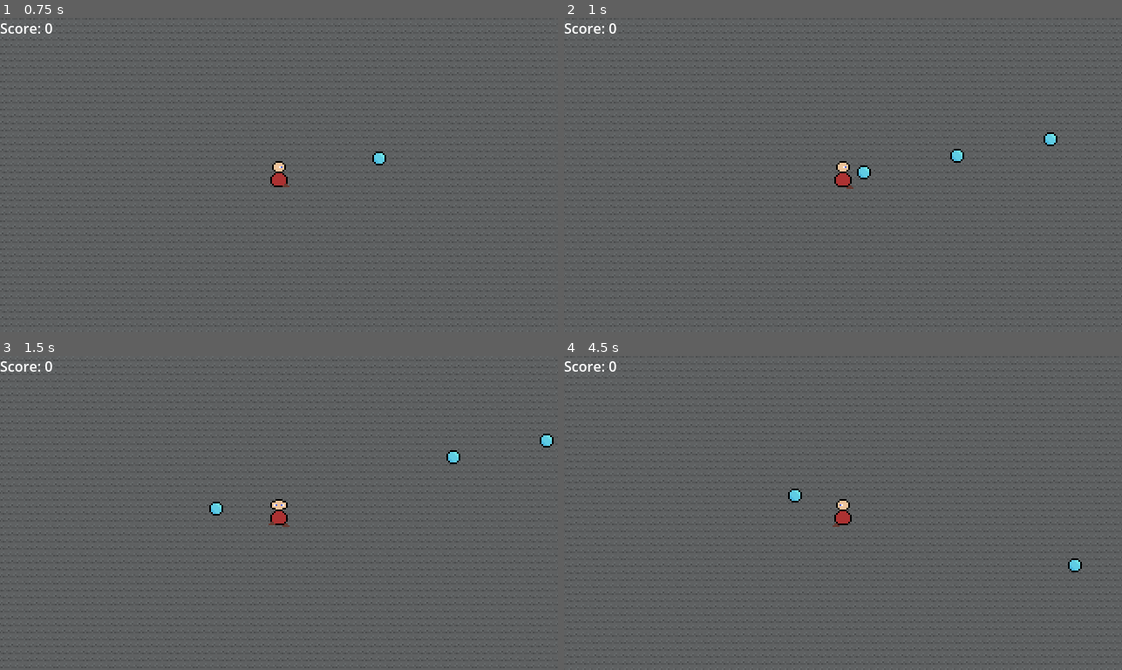
Above: before the commit, frames 1-4 (two rows, left to right).
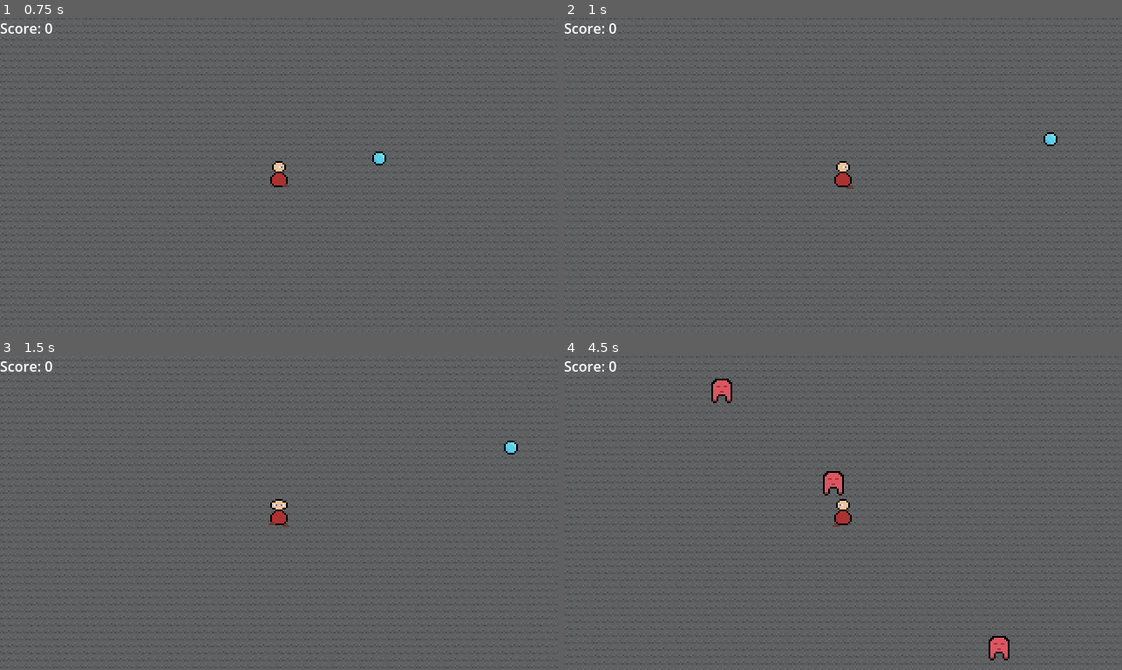
Above: after the commit, the same moments.

Repository: MarcinHamiga/shoot-em
Game: Godot game, scene res://scenes/game.tscn
Two runs of this game, one before a commit and one after it. Both use one fixed random seed, a clock stepped at 60 frames per second and the inputs below.
Inputs (mouse positions are in pixels of both pictures, inside the frame that each line leads up to):
- Up to frame 1 (0.75 s): tap Enter at 0.5 s; move the mouse to (401, 159) at 0.52 s; press the mouse at (401, 159) at 0.53 s; hold D (walk_right) from 0.53 s (still down)
- Up to frame 2 (1 s): keep holding D (walk_right)
- Up to frame 3 (1.5 s): move the mouse to (167, 528) at 1.27 s; release D (walk_right) at 1.28 s; release the mouse at (167, 528) at 1.28 s; hold S (walk_down) from 1.28 s (still down); click (167, 528) at 1.35 s
- Up to frame 4 (4.5 s): move the mouse to (898, 443) at 2.02 s; release S (walk_down) at 2.03 s; press the mouse at (898, 443) at 2.03 s; hold D (walk_right) 2.03-2.78 s; move the mouse to (815, 575) at 2.77 s; release the mouse at (815, 575) at 2.78 s; hold W (walk_up) 2.78-3.53 s; click (815, 575) at 2.85 s; move the mouse to (1010, 560) at 3.52 s; press the mouse at (1010, 560) at 3.53 s; hold A (walk_left) from 3.53 s (still down); move the mouse to (675, 465) at 4.27 s; release the mouse at (675, 465) at 4.28 s; click (675, 465) at 4.35 s

Frame 1 is identical in both runs. In frame 2, 0.2% of the frame differs, in the area x 52-72%, y 41-52%; in frame 3, 0.4%; in frame 4, 0.9%, in the area x 26-93%, y 7-97%.

Commit message:
fixed collision issues and changed some game parameters

Diff:
--- a/scenes/bullet.tscn
+++ b/scenes/bullet.tscn
@@ -9,7 +9,7 @@
 
 [node name="Bullet" type="CharacterBody2D" groups=["bullet"]]
 collision_layer = 2
-collision_mask = 4
+collision_mask = 0
 script = ExtResource("1_v8ncg")
 
 [node name="Sprite" type="Sprite2D" parent="."]
--- a/scenes/enemy.tscn
+++ b/scenes/enemy.tscn
@@ -13,6 +13,7 @@
 
 [node name="Enemy" type="CharacterBody2D" groups=["enemy"]]
 collision_layer = 4
+collision_mask = 0
 script = ExtResource("1_n8ou1")
 
 [node name="CollisionShape2D" type="CollisionShape2D" parent="."]
@@ -23,7 +24,7 @@
 
 [node name="Area" type="Area2D" parent="."]
 collision_layer = 4
-collision_mask = 3
+collision_mask = 2
 
 [node name="AreaShape" type="CollisionShape2D" parent="Area"]
 shape = SubResource("CapsuleShape2D_v8vly")
--- a/scenes/game.tscn
+++ b/scenes/game.tscn
@@ -7,6 +7,7 @@
 
 [node name="Game" type="Node"]
 script = ExtResource("1_sf5rp")
+spawn_interval = 0.9
 
 [node name="SpawnTimer" type="Timer" parent="."]
 wait_time = 2.5
--- a/scenes/player.tscn
+++ b/scenes/player.tscn
@@ -139,8 +139,9 @@
 height = 20.0
 
 [node name="PlayerBody" type="CharacterBody2D" groups=["player"]]
+slide_on_ceiling = false
 script = ExtResource("1_crpfp")
-speed = 90.0
+fire_rate = 0.5
 
 [node name="PlayerSprite" type="AnimatedSprite2D" parent="."]
 sprite_frames = SubResource("SpriteFrames_g6xcv")
--- a/scripts/enemy.gd
+++ b/scripts/enemy.gd
@@ -1,7 +1,7 @@
 extends CharacterBody2D
 
 
-const SPEED = 80.0
+const SPEED = 95.0
 var target: CharacterBody2D
 
 
@@ -18,4 +18,6 @@
 func _on_area_body_entered(body: Node2D) -> void:
 	var body_groups = body.get_groups()
 	if "bullet" in body_groups:
+		body.set_physics_process(false)
+		self.set_physics_process(false)
 		GameEvents.enemy_killed.emit(self, body)
--- a/scripts/game.gd
+++ b/scripts/game.gd
@@ -7,15 +7,18 @@
 @onready var spawn_points = $SpawnPoints
 
 var score: int = 0
+var starting_new_game: bool = false
+
+@export var spawn_interval: float = 2.0
 
 # Called when the node enters the scene tree for the first time.
 func _ready() -> void:
 	randomize()
 	self.player.activate_camera()
+	self.spawn_timer.wait_time = spawn_interval
 	self.spawn_timer.start()
 	GameEvents.enemy_killed.connect(self._on_enemy_killed)
 	GameEvents.game_over.connect(self._on_game_over)
-
 
 
 
@@ -34,16 +37,27 @@
 func new_game() -> void:
 	var children = self.entites.get_children()
 	for child in children:
-		child.queue_free()
+		child.call_deferred("queue_free")
+	self.call_deferred("_add_player")
+	self.score = 0
+	self.score_label.text = "Score: %s" % [self.score]
+	self.spawn_timer.stop()
+	self.spawn_timer.start()
+	self.starting_new_game = false
+
+
+
+func _add_player() -> void:
 	var player = load("res://scenes/player.tscn").instantiate()
+	self.player = player
 	self.entites.add_child(player)
 	player.position = Vector2(256, 256)
-	self.spawn_timer.stop()
-	self.spawn_timer.start()
 
 
 func _on_game_over() -> void:
-	self.new_game()
+	if not self.starting_new_game:
+		self.starting_new_game = true
+		call_deferred("new_game")
 
 
 func _on_enemy_killed(enemy, bullet) -> void:
--- a/scripts/player.gd
+++ b/scripts/player.gd
@@ -6,7 +6,7 @@
 @onready var shoot_timer: Timer = $ShootTimer
 
 @export var fire_rate: float = 0.2
-@export var speed: float = 200.0
+@export var speed: float = 90.0
 var facing: Vector2 = Vector2(0, 1)
 
 var can_shoot: bool = true
Not shown, added: export_presets.cfg
